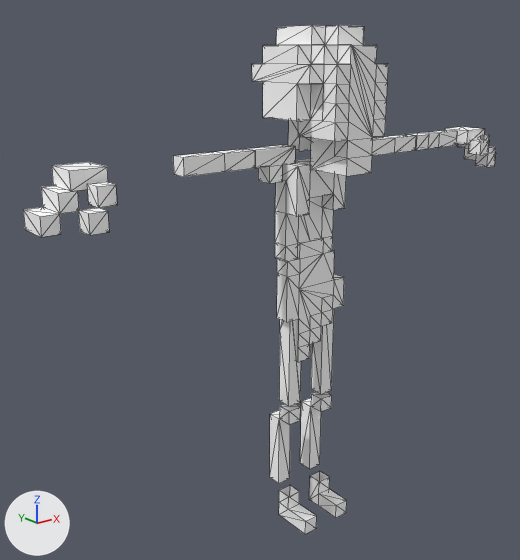
What one commit did to the FBX model AN3_TFE/Assets/Prefabs/Characters/Tpose_Aniamted_indigene.fbx.
Camera for both pictures: a camera (50 mm lens) standing at (-1.618, -1.762, 1.714) and looking at (-0.14, 0.084, 0.976). The lights are fixed; the arrows at lower left show +X, +Y and +Z. Mesh edges are drawn as thin lines. Where no turn or scale is listed for an object, it has been applied to the vertices.

Before the edit, the objects in view are built like this:
```python
me_mesh_006 = bpy.data.meshes.new('Mesh.006')
me_mesh_006.from_pydata(...)  # a box spanning x -0.0005..0.0529, y -0.0267..0.0267, z -0.0529..0.0004; a box spanning x -0.0529..0.0005, y -0.0267..0.0267, z -0.0004..0.0529
me_mesh_006.materials.append(mat_char1indigene_palette1)  # its picture is missing
me_mesh_012 = bpy.data.meshes.new('Mesh.012')
me_mesh_012.from_pydata(...)  # 15 vertices, 24 faces; spans x -0.0534..0.0534, y -0.0534..0.0534, z -0.0534..0.0534
me_mesh_012.materials.append(mat_char1indigene_palette1)  # its picture is missing
me_mesh_013 = bpy.data.meshes.new('Mesh.013')
me_mesh_013.from_pydata(...)  # 14 vertices, 24 faces; spans x -0.0534..0.0534, y -0.0534..0.0534, z -0.0534..0.0534
me_mesh_013.materials.append(mat_char1indigene_palette1)  # its picture is missing
me_mesh_014 = bpy.data.meshes.new('Mesh.014')
me_mesh_014.from_pydata(...)  # 8 vertices, 12 faces; spans x -0.0536..0.0536, y -0.0534..0.0534, z -0.0267..0.0267
me_mesh_014.materials.append(mat_char1indigene_palette1)  # its picture is missing
ob_leftthumb = bpy.data.objects.new('LeftThumb', me_mesh_006)
ob_leftthumb.location = (0.846, -0.077, 1.344)
ob_rightfingers = bpy.data.objects.new('RightFingers', me_mesh_013)
ob_rightfingers.location = (-0.887, 0.021, 1.327)
ob_righthand = bpy.data.objects.new('RightHand', me_mesh_014)
ob_righthand.location = (-0.799, 0.022, 1.407)
ob_rightthumb = bpy.data.objects.new('RightThumb', me_mesh_012)
ob_rightthumb.location = (-0.813, -0.101, 1.344)
# also in view: 'LeftFoot' at (0.077, -0.058, 0.112); 'polySurface5' at (-0.17, -0.004, 1.383); 'polySurface25' at (-0.077, 0.019, 0.352); 'polySurface28' at (-0.38, -0.004, 1.409); 'polySurface24' at (0.077, 0.019, 0.352)
```
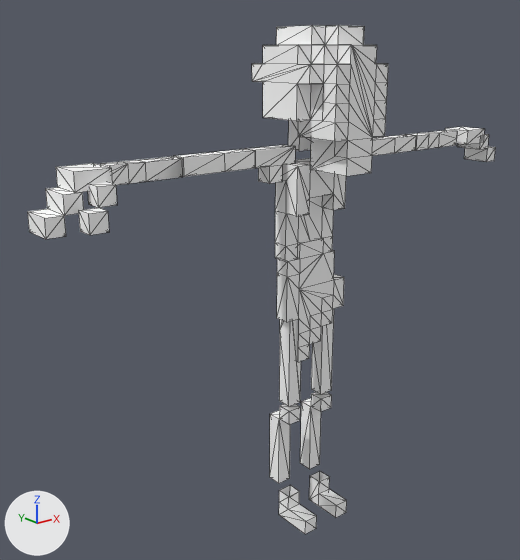
The newer file is also turned or shifted as a whole; pictures and numbers use the older file's frame.

Pixel boxes (x1, y1, x2, y2) of what changed, in the pictures (520 x 560 px):
'RightFingers', moved
    before: (23, 186, 79, 237)
    after: (27, 187, 84, 239)
'polySurface15', added
    after: (100, 156, 182, 185)
'RightHand', moved
    before: (52, 162, 108, 191)
    after: (56, 163, 113, 193)
'LeftThumb', deleted
    before: (468, 139, 496, 167)

The edits, one by one:
Mesh me_mesh_014_1 is new.
It has 19 vertices, 31 faces and spans x -0.113..0.113, y -0.027..0.027, z -0.027..0.027.
It uses material mat_char1indigene_palette1 (its picture is missing).
Object 'LeftThumb' (ob_leftthumb) is deleted.
Object 'RightHand' (ob_righthand) moves from (-0.799, 0.022, 1.407) to (-0.799, -0.004, 1.407).
Object 'RightFingers' (ob_rightfingers) moves from (-0.887, 0.021, 1.327) to (-0.887, -0.007, 1.327).
Object 'polySurface15' (ob_polysurface15) is new; it shows me_mesh_014_1.
Its location is (-0.627, -0.004, 1.408).
